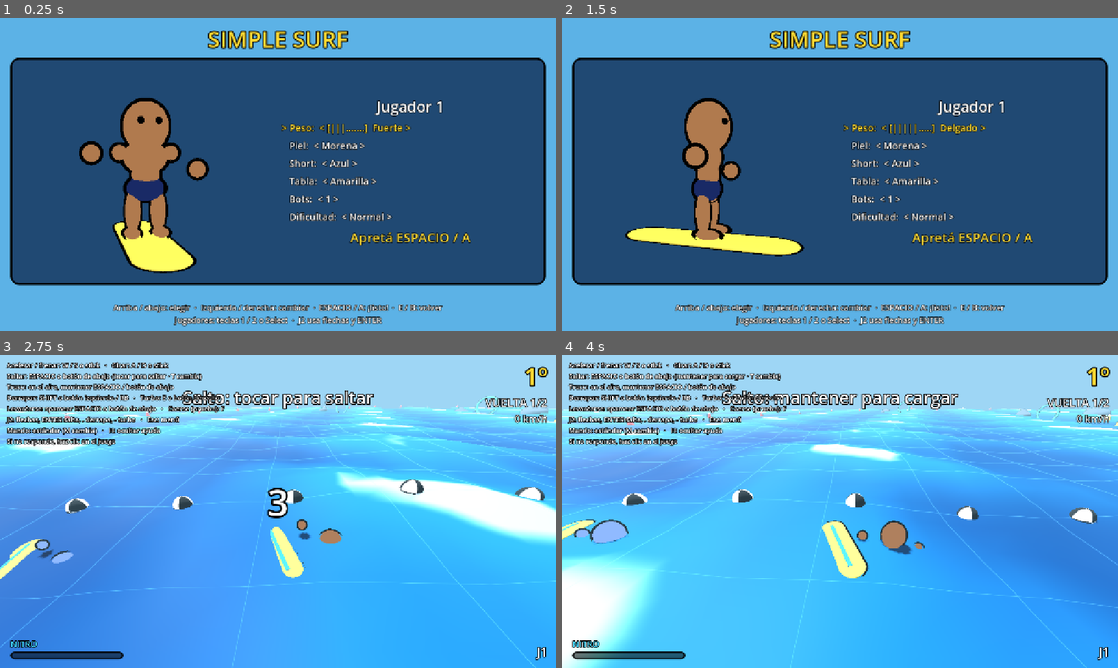
Above: before the commit, frames 1-4 (two rows, left to right).
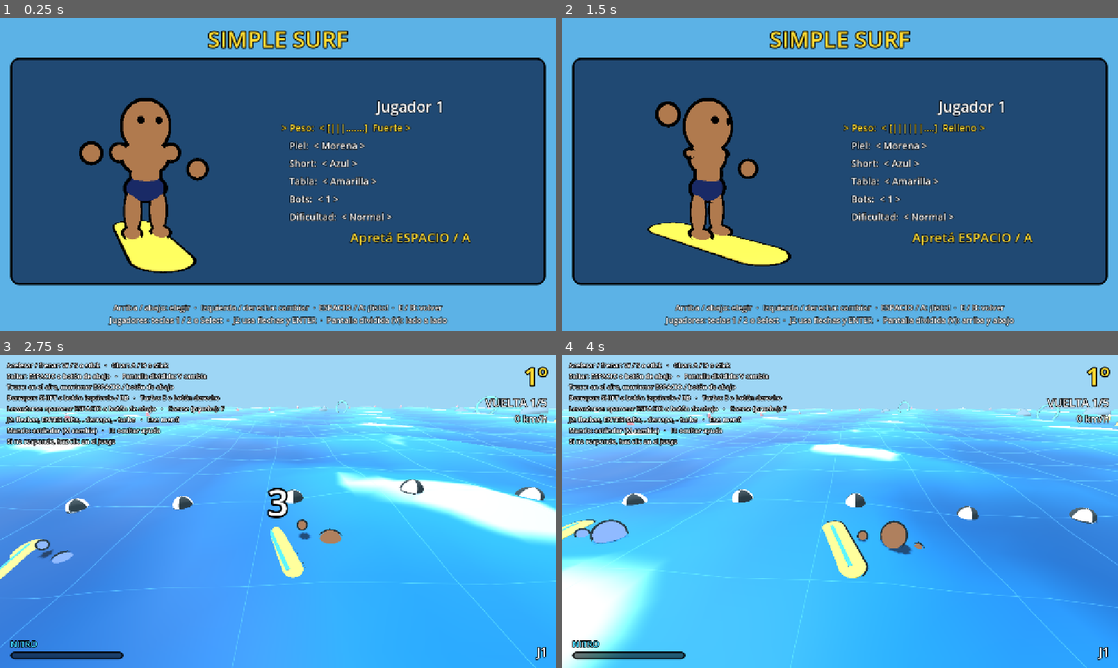
Above: after the commit, the same moments.

Repository: asimplesurfer/simplesurf
Game: Godot game, scene res://ui/menus/character_select.tscn
Same seed, same stepped clock (60 frames per second), same inputs: the game is played once before the commit and once after it.
Inputs (mouse positions are in pixels of both pictures, inside the frame that each line leads up to):
- Up to frame 1 (0.25 s): no input
- Up to frame 2 (1.5 s): tap Enter at 0.5 s; move the mouse to (962, 158) at 0.52 s; hold D (p1_right) 0.53-1.25 s; tap V at 0.6 s; click (962, 158) at 0.67 s; tap T at 0.8 s; drag from (728, 190) to (812, 237) at 1.27 s
- Up to frame 3 (2.75 s): move the mouse to (333, 442) at 2.02 s; hold D (p1_right) from 2.03 s (still down); hold Space (p1_a) from 2.03 s (still down); tap T at 2.3 s
- Up to frame 4 (4 s): release D (p1_right) at 2.75 s; release Space (p1_a) at 2.75 s; drag from (812, 574) to (673, 464) at 2.77 s; move the mouse to (1006, 558) at 3.52 s; hold A (p1_left) from 3.53 s (still down); tap Shift (p1_drift) at 3.6 s; tap T at 3.8 s

The runs differ from the first frame. In frame 1, 1.2% of the frame differs, in the area x 19-81%, y 95-99%; in frame 2, 4.6%, in the area x 11-82%, y 25-99%; in frame 3, 1.3%; in frame 4, 1.6%.

Commit message:
5 vueltas, más olas grandes, solo salto de tocar, 5 caminos de bots y pantalla dividida lado a lado
- Carreras de 5 vueltas
- Olas grandes más seguido (hasta 8 a la vez, aparecen más rápido y más cerca)
- El salto es solo 'tocar para saltar' por ahora (el cargado queda en el código)
- Bots: 5 caminos distintos (cambian en cada vuelta) y llegando a la meta van
  derecho al punto más cercano de la línea
- Pantalla dividida lado a lado por defecto; V cambia a arriba y abajo
  (menú y carrera, se guarda)

Co-Authored-By: Claude Opus 5.5 <noreply@anthropic.com>
Claude-Session: https://claude.ai/code/session_0158oNfJa2g5qsqyuATh8Mjh

Diff:
--- a/ai/ai_controller.gd
+++ b/ai/ai_controller.gd
@@ -9,11 +9,26 @@
 ##   3. No quedar justo detrás de un rival cercano (puede derraparle encima).
 ##   4. Derrapar si tiene un rival justo detrás (según agresividad).
 ##   5. Ir al próximo círculo de velocidad (según dificultad).
-##   6. Si no, ir por el lado de adentro (el camino más corto).
+##   6. Si no, seguir su "camino" (hay 5 distintos; cambia en cada vuelta).
+## Llegando a la meta va derecho al punto de la línea que tiene más cerca.
 ## En el aire hace trucos: mantiene mientras le da el tiempo para completar el
 ## giro antes de tocar el agua (a veces se equivoca, según la dificultad).
 
+## Caminos posibles: desvío = base + amplitud * sin(ondas * ángulo + fase).
+## base se mide desde el borde de adentro de la pista (m).
+const PATHS := [
+	{"name": "pegado a la isla", "base": 3.0, "amp": 2.0, "waves": 3.0},
+	{"name": "adentro ondulado", "base": 8.0, "amp": 6.0, "waves": 2.0},
+	{"name": "por el medio", "base": 22.0, "amp": 8.0, "waves": 3.0},
+	{"name": "curva abierta", "base": 14.0, "amp": 11.0, "waves": 1.0},
+	{"name": "zigzag", "base": 11.0, "amp": 7.0, "waves": 5.0},
+]
+## Metros antes de la meta en los que va derecho al punto más cercano de la línea.
+const FINISH_APPROACH := 35.0
+
 var difficulty: AIDifficulty
+## Camino actual (índice en PATHS).
+var path_index: int = 0
 
 var rider: Rider
 var course: Course
@@ -36,6 +51,8 @@
 var _rock_side: Dictionary = {}
 ## Frenar un poco (hay una roca cerca).
 var _brake: bool = false
+var _path_phase: float = 0.0
+var _last_lap: int = -1
 
 
 func _ready() -> void:
@@ -43,6 +60,7 @@
 	if difficulty == null:
 		difficulty = AIDifficulty.preset(1)
 	_rng.randomize()
+	_pick_path()
 	course = get_tree().get_first_node_in_group("course") as Course
 	race = get_tree().get_first_node_in_group("race_manager") as RaceManager
 
@@ -122,14 +140,33 @@
 		_jump_hold = _rng.randf_range(0.6, 1.1)
 
 
+func _pick_path() -> void:
+	path_index = _rng.randi() % PATHS.size()
+	_path_phase = _rng.randf_range(0.0, TAU)
+
+
+## Desvío lateral del camino actual en ese ángulo.
+func path_lateral(angle: float, lane: float) -> float:
+	var p: Dictionary = PATHS[path_index]
+	var lat: float = -lane + p.base + p.amp * sin(p.waves * angle + _path_phase)
+	return clampf(lat, -lane + 2.0, lane - 2.0)
+
+
 ## Decide a qué desvío lateral apuntar.
 func _think(angle: float, lateral: float) -> void:
 	var track := course.track
 	var lane := track.half_width - 6.0
 	_noise = _rng.randf_range(-1.0, 1.0) * difficulty.steer_noise * 4.0
 
-	# Por defecto: el lado de adentro (vuelta más corta), sin pegarse a las boyas.
-	var target := -lane + 3.0 + _noise
+	# Cada vuelta, otro camino (así no van siempre por el mismo lado).
+	if race:
+		var lap := race.lap_of(rider)
+		if lap != _last_lap:
+			if _last_lap >= 0:
+				_pick_path()
+			_last_lap = lap
+
+	var target := path_lateral(angle, lane) + _noise
 
 	# Círculo de velocidad próximo.
 	var ring := _next_ring(angle)
@@ -139,6 +176,11 @@
 			_ring_choice[id] = _rng.randf() < difficulty.ring_seek
 		if _ring_choice[id]:
 			target = track.lateral_of(ring.position)
+
+	# Llegando a la meta: derecho al punto más cercano de la línea.
+	var to_line := _arc_ahead(angle, 0.0, lateral)
+	if to_line > 0.0 and to_line < FINISH_APPROACH:
+		target = lateral
 
 	# Rival adelante y cerca: no quedarse justo detrás (puede derrapar).
 	# Rival justo detrás: derraparle encima.
--- a/core/controllers/player_controller.gd
+++ b/core/controllers/player_controller.gd
@@ -74,10 +74,6 @@
 		var key := event as InputEventKey
 		if key.pressed and not key.echo and key.physical_keycode == KEY_M:
 			toggle_pad_layout()
-		elif player_index == 0 and key.pressed and not key.echo:
-			if key.physical_keycode == KEY_T:
-				GameSettings.toggle_jump_mode()
-				jump_mode_changed.emit(GameSettings.jump_mode_name())
 	elif event is InputEventJoypadButton:
 		using_joypad = true
 	elif event is InputEventJoypadMotion and absf(event.axis_value) > 0.5:
--- a/core/race/race_config.gd
+++ b/core/race/race_config.gd
@@ -3,7 +3,7 @@
 ## Configuración de una carrera: vueltas y corredores.
 ## Reiniciar es recargar la escena con la misma configuración.
 
-@export var laps: int = 2
+@export var laps: int = 5
 @export var slots: Array[RacerSlot] = []
 
 
--- a/core/race/race_manager.gd
+++ b/core/race/race_manager.gd
@@ -276,6 +276,12 @@
 					restart()
 			KEY_C, KEY_ESCAPE:
 				back_to_menu()
+			KEY_V:
+				# Pantalla dividida: lado a lado <-> arriba y abajo.
+				GameSettings.split_vertical = not GameSettings.split_vertical
+				GameSettings.save_settings()
+				if humans().size() > 1 or humans().is_empty():
+					restart()
 		return
 	for slot in config.slots:
 		var p := InputSetup.prefix(slot.player_index)
--- a/core/settings/game_settings.gd
+++ b/core/settings/game_settings.gd
@@ -9,9 +9,13 @@
 
 ## CHARGE: mantener carga el salto (salta solo al llegar al máximo).
 ## TAP: tocar salta enseguida, con una altura fija.
-static var jump_mode: JumpMode = JumpMode.CHARGE
+## Por ahora el salto es solo "tocar para saltar" (el cargado queda en el código
+## para probarlo más adelante; no se carga de la configuración guardada).
+static var jump_mode: JumpMode = JumpMode.TAP
 ## Cuántas personas juegan (pantalla dividida). Se cambia con las teclas 1 / 2.
 static var player_count: int = 1
+## Pantalla dividida: true = un jugador a cada lado; false = uno arriba del otro.
+static var split_vertical: bool = true
 ## Bots en la carrera (0 a 3) y su dificultad (0 Fácil, 1 Normal, 2 Difícil).
 static var bot_count: int = 1
 static var bot_level: int = 1
@@ -28,8 +32,8 @@
 	_loaded = true
 	var cfg := ConfigFile.new()
 	if cfg.load(PATH) == OK:
-		jump_mode = int(cfg.get_value("gameplay", "jump_mode", JumpMode.CHARGE)) as JumpMode
 		player_count = clampi(int(cfg.get_value("gameplay", "player_count", 1)), 1, 2)
+		split_vertical = bool(cfg.get_value("gameplay", "split_vertical", true))
 		bot_count = clampi(int(cfg.get_value("gameplay", "bot_count", 1)), 0, 3)
 		bot_level = clampi(int(cfg.get_value("gameplay", "bot_level", 1)), 0, 2)
 		for i in 2:
@@ -43,6 +47,7 @@
 	cfg.load(PATH)
 	cfg.set_value("gameplay", "jump_mode", jump_mode)
 	cfg.set_value("gameplay", "player_count", player_count)
+	cfg.set_value("gameplay", "split_vertical", split_vertical)
 	cfg.set_value("gameplay", "bot_count", bot_count)
 	cfg.set_value("gameplay", "bot_level", bot_level)
 	for i in characters:
--- a/tests/run_tests.gd
+++ b/tests/run_tests.gd
@@ -70,6 +70,7 @@
 	await _test_laps()
 	await _test_music()
 	await _test_split_screen()
+	_test_bot_paths()
 	await _test_bot_race()
 	await _test_demo()
 	_finish()
@@ -169,6 +170,26 @@
 	await process_frame
 
 
+func _test_bot_paths() -> void:
+	print("Caminos de los bots:")
+	var ai := AIController.new()
+	var values: Array[float] = []
+	for i in AIController.PATHS.size():
+		ai.path_index = i
+		values.append(ai.path_lateral(1.0, 30.0))
+	var distinct := 0
+	for i in values.size():
+		var unique := true
+		for j in i:
+			if absf(values[i] - values[j]) < 1.0:
+				unique = false
+		if unique:
+			distinct += 1
+	_check(AIController.PATHS.size() == 5, "hay 5 caminos")
+	_check(distinct >= 4, "los caminos van por lugares distintos (%d distintos)" % distinct)
+	ai.free()
+
+
 func _test_bot_race() -> void:
 	print("Carrera de bots (Fácil, Normal y Difícil):")
 	var config := RaceConfig.new()
@@ -207,6 +228,7 @@
 		r.trick_failed.connect(func() -> void: failed[r] += 1)
 		r.drift_hit.connect(func(_v: Rider) -> void: hits[r] += 1)
 	_check(race.racers.size() == 3 and not race.racers[0].is_human, "3 bots en la carrera")
+	_check(RaceConfig.new().laps == 5, "las carreras son de 5 vueltas")
 	race.skip_countdown()
 
 	var max_seconds := 300.0
@@ -410,9 +432,11 @@
 	await _wait(1.0)
 	_check(not audio.epic, "en el agua, volumen normal")
 	# Salto cargado al máximo: mucho tiempo en el aire.
+	GameSettings.jump_mode = GameSettings.JumpMode.CHARGE
 	_set_action(&"p1_a", true)
 	await _wait(1.05)
 	_set_action(&"p1_a", false)
+	GameSettings.jump_mode = GameSettings.JumpMode.TAP
 	await _wait(0.6)
 	_check(not _rider.grounded and audio.epic, "mucho tiempo en el aire: música épica")
 	await _wait_until_state(&"riding", 2.0)
@@ -436,6 +460,7 @@
 	_check(race.racers.size() == 3, "2 jugadores + 1 bot: 3 corredores")
 	_check(race.humans().size() == 2, "2 personas")
 	_check(split.views.size() == 2, "2 jugadores: 2 pantallas")
+	_check(split.get_child(0) is HBoxContainer, "por defecto la pantalla se divide lado a lado")
 	var bit0 := 1 << Water.FOLLOWER_LAYER_BASE
 	var bit1 := 1 << (Water.FOLLOWER_LAYER_BASE + 1)
 	var m0 := split.cameras[0].cull_mask
@@ -550,6 +575,9 @@
 
 func _test_jump_and_tricks() -> void:
 	print("Salto y trucos:")
+	_check(GameSettings.jump_mode == GameSettings.JumpMode.TAP, "por defecto el salto es tocar")
+	# El salto cargado sigue en el código: se prueba igual.
+	GameSettings.jump_mode = GameSettings.JumpMode.CHARGE
 	# Salto simple: toca y suelta.
 	await _press(&"p1_a")
 	_check(_state() == &"airborne", "ESPACIO salta")
@@ -622,6 +650,7 @@
 	await _mash_until_standing(8.0, 5.0)
 	_check(not _rider.is_fallen(), "se vuelve a levantar")
 	await _wait(3.0)
+	GameSettings.jump_mode = GameSettings.JumpMode.TAP
 
 
 func _test_drift() -> void:
--- a/ui/hud/hud.gd
+++ b/ui/hud/hud.gd
@@ -195,7 +195,7 @@
 		layout = (rider.controller as PlayerController).layout_name()
 	_help.text = (
 		"Acelerar / frenar: W / S o stick   ·   Girar: A / D o stick\n"
-		+ "Saltar: ESPACIO o botón de abajo (%s · T cambia)\n" % GameSettings.jump_mode_name()
+		+ "Saltar: ESPACIO o botón de abajo   ·   Pantalla dividida: V cambia\n"
 		+ "Truco: en el aire, mantener ESPACIO / botón de abajo\n"
 		+ "Derrapar: SHIFT o botón izquierdo / RB   ·   Turbo: E o botón derecho\n"
 		+ "Levantarse: spamear ESPACIO o botón de abajo   ·   Caerse (prueba): F\n"
--- a/ui/menus/character_select.gd
+++ b/ui/menus/character_select.gd
@@ -78,7 +78,8 @@
 	root.add_child(_footer)
 	_footer.text = (
 		"Arriba / abajo: elegir  ·  Izquierda / derecha: cambiar  ·  ESPACIO / A: ¡listo!  ·  E / B: volver\n"
-		+ "Jugadores: teclas 1 / 2 o Select  ·  J2 usa flechas y ENTER"
+		+ "Jugadores: teclas 1 / 2 o Select  ·  J2 usa flechas y ENTER  ·  "
+		+ "Pantalla dividida (V): %s" % ("lado a lado" if GameSettings.split_vertical else "arriba y abajo")
 	)
 	_refresh_all()
 
@@ -257,6 +258,10 @@
 		if key.physical_keycode == KEY_2:
 			_set_player_count(2)
 			return
+		if key.physical_keycode == KEY_V:
+			GameSettings.split_vertical = not GameSettings.split_vertical
+			_build()
+			return
 	for p in _panels:
 		var prefix := InputSetup.prefix(p.player)
 		if event.is_action_pressed(prefix + "a"):
--- a/ui/split_screen/split_screen.gd
+++ b/ui/split_screen/split_screen.gd
@@ -1,6 +1,7 @@
 class_name SplitScreen
 extends Control
-## Pantalla dividida: una vista por jugador humano, una arriba de la otra.
+## Pantalla dividida: una vista por jugador humano. Por defecto lado a lado
+## (vertical); con GameSettings.split_vertical = false, una arriba de la otra.
 ## Cada vista es un SubViewport sobre el mismo mundo, con su cámara, su HUD,
 ## sus rayas de velocidad y su propio plano de agua.
 
@@ -18,7 +19,7 @@
 	var race_manager := get_node(race_manager_path) as RaceManager
 	var water := get_node_or_null(water_path) as Water
 
-	var box := VBoxContainer.new()
+	var box: BoxContainer = HBoxContainer.new() if GameSettings.split_vertical else VBoxContainer.new()
 	box.set_anchors_preset(Control.PRESET_FULL_RECT)
 	box.mouse_filter = Control.MOUSE_FILTER_IGNORE
 	box.add_theme_constant_override("separation", 4)
--- a/world/water/water.gd
+++ b/world/water/water.gd
@@ -7,8 +7,8 @@
 ## Ofrece height_at() / normal_at() para que las cosas floten justo sobre lo que se ve.
 
 const SHADER := preload("res://world/water/water.gdshader")
-## Cantidad de olas grandes que entiende el shader (swell_a0..swell_a5).
-const MAX_SWELLS := 6
+## Cantidad de olas grandes que entiende el shader (swell_a0..swell_a7).
+const MAX_SWELLS := 8
 
 ## Primera capa de render (índice desde 0) para los planos de cada jugador.
 const FOLLOWER_LAYER_BASE := 10
--- a/world/water/water.gdshader
+++ b/world/water/water.gdshader
@@ -17,6 +17,8 @@
 uniform vec4 swell_a3; uniform vec4 swell_b3;
 uniform vec4 swell_a4; uniform vec4 swell_b4;
 uniform vec4 swell_a5; uniform vec4 swell_b5;
+uniform vec4 swell_a6; uniform vec4 swell_b6;
+uniform vec4 swell_a7; uniform vec4 swell_b7;
 // Isla (x, z, radio): las olas grandes se apagan cerca de la orilla. Radio 0 = sin isla.
 uniform vec3 island = vec3(0.0);
 
@@ -100,6 +102,8 @@
 	add_swell(swell_a3, swell_b3, world.xz, sh, sg, crest);
 	add_swell(swell_a4, swell_b4, world.xz, sh, sg, crest);
 	add_swell(swell_a5, swell_b5, world.xz, sh, sg, crest);
+	add_swell(swell_a6, swell_b6, world.xz, sh, sg, crest);
+	add_swell(swell_a7, swell_b7, world.xz, sh, sg, crest);
 	float fade = island_fade(world.xz);
 	h += sh * fade;
 	g += sg * fade;
--- a/world/wave_manager.gd
+++ b/world/wave_manager.gd
@@ -6,11 +6,11 @@
 @export var enabled: bool = true
 ## 0 = distinto cada partida.
 @export var random_seed: int = 0
-@export var spawn_interval_min: float = 1.5
-@export var spawn_interval_max: float = 3.5
+@export var spawn_interval_min: float = 0.8
+@export var spawn_interval_max: float = 2.0
 ## Distancia al jugador a la que pueden nacer (m).
-@export var spawn_distance_min: float = 35.0
-@export var spawn_distance_max: float = 85.0
+@export var spawn_distance_min: float = 30.0
+@export var spawn_distance_max: float = 70.0
 ## Distancia mínima entre el jugador y cualquier parte de la ola al nacer (m).
 @export var clearance: float = 12.0
 @export var amplitude_min: float = 2.5
@@ -80,7 +80,7 @@
 		# Más alta = más ancha, para que se pueda subir.
 		s.width = s.max_amplitude * _rng.randf_range(1.6, 2.0)
 		s.half_length = _rng.randf_range(22.0, 40.0)
-		s.lifetime = _rng.randf_range(30.0, 45.0)
+		s.lifetime = _rng.randf_range(22.0, 32.0)
 		s.grow_time = 3.0
 		s.fade_time = 4.0
 		if is_clear_of(s, player) and _far_from_island(s):
Not shown, changed: COMO_PROBAR.md
